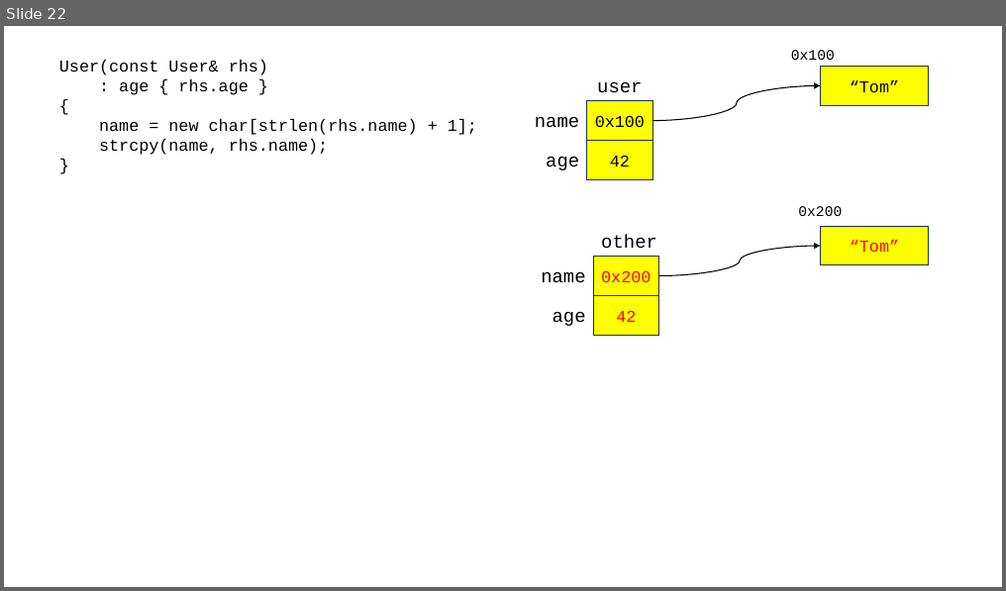
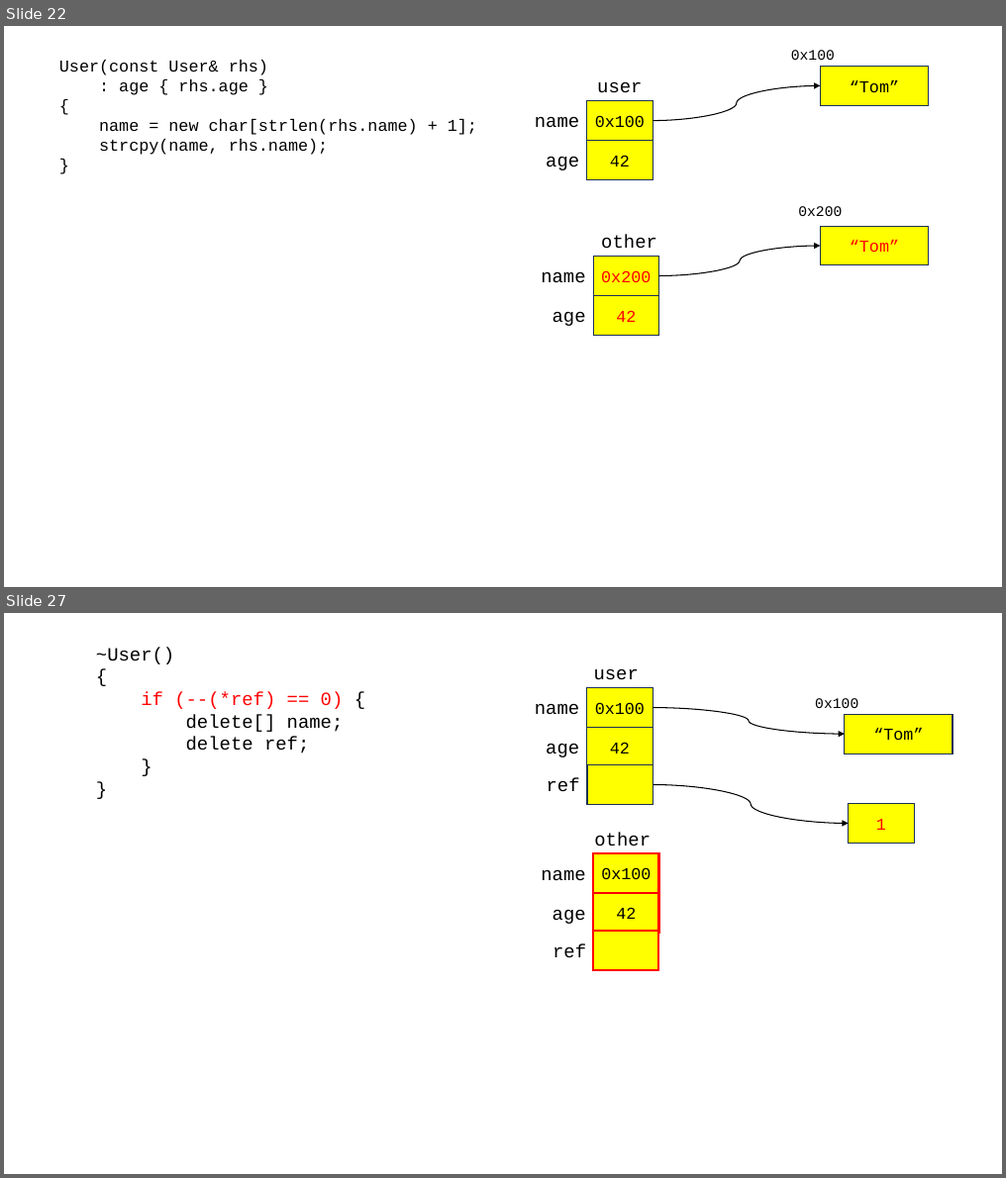
Before and after one commit to rlaxodnd98/SWIP77, a slide deck: cpp_230824.pptx. Shown one above the other, each under a label of ours: slide 22 before the commit, slides 22 and 27 after it; the slides between them are not shown. The pictures are 1006x591 and 1006x1178 pixels, drawn with LibreOffice and Linux fonts; fonts in the diff are those of the drawing. Boxes give left, top, right and bottom in pixels: in the first picture for what was removed or moved away, otherwise in the second. Text is boxed around its words. In the diff, an @@ line names an element or a change of style, - is before the commit and + after.

```diff
--- a/cpp_230824.pptx
+++ b/cpp_230824.pptx
@@ slide 27 added at [4, 613, 1002, 1174], background #FFFFFF @@
@@ text added at [96, 647, 344, 754], 18 pt, text #000000 @@
+~User()
+{
+if (--(*ref) == 0) {
+delete[] name;
+delete ref;
+}
+}
@@ text added at [594, 669, 639, 680], 18 pt, text #000000 @@
+user
@@ rectangle added at [587, 688, 653, 728], fill #FFFF00, outline #1E3256 1 pt, 16 pt, text #000000 @@
+0x100
@@ text added at [815, 698, 858, 708], 14 pt, text #000000 @@
+0x100
@@ text added at [535, 704, 579, 715], 18 pt, text #000000 @@
+name
@@ rectangle added at [587, 728, 653, 767], fill #FFFF00, outline #1E3256 1 pt, 16 pt, text #000000 @@
+42
@@ curved arrow added from (653, 707) to (845, 735), #000000 1 pt @@
@@ rectangle added at [845, 714, 952, 754], fill #FFFF00, outline #1E3256 1 pt, 16 pt, text #000000 @@
+“Tom”
@@ text added at [546, 744, 579, 758], 18 pt, text #000000 @@
+age
@@ text added at [547, 778, 580, 792], 18 pt, text #000000 @@
+ref
@@ rectangle added at [587, 765, 653, 805], fill #FFFF00, outline #1E3256 1 pt @@
@@ curved arrow added from (653, 785) to (848, 823), #000000 1 pt @@
@@ rectangle added at [848, 804, 915, 844], fill #FFFF00, outline #1E3256 1 pt, 16 pt, text #FF0000 @@
+1
@@ text added at [594, 832, 650, 846], 18 pt, text #000000 @@
+other
@@ text added at [541, 870, 585, 880], 18 pt, text #000000 @@
+name
@@ rectangle added at [593, 854, 659, 894], fill #FFFF00, outline #FF0000 2.25 pt, 16 pt, text #000000 @@
+0x100
@@ rectangle added at [593, 893, 659, 933], fill #FFFF00, outline #FF0000 2.25 pt, 16 pt, text #000000 @@
+42
@@ text added at [552, 910, 586, 924], 18 pt, text #000000 @@
+age
@@ rectangle added at [593, 931, 659, 970], fill #FFFF00, outline #FF0000 2.25 pt @@
@@ text added at [552, 945, 586, 958], 18 pt, text #000000 @@
+ref
```
Also in this commit, not shown: 5 other slides added, 1 other file.
